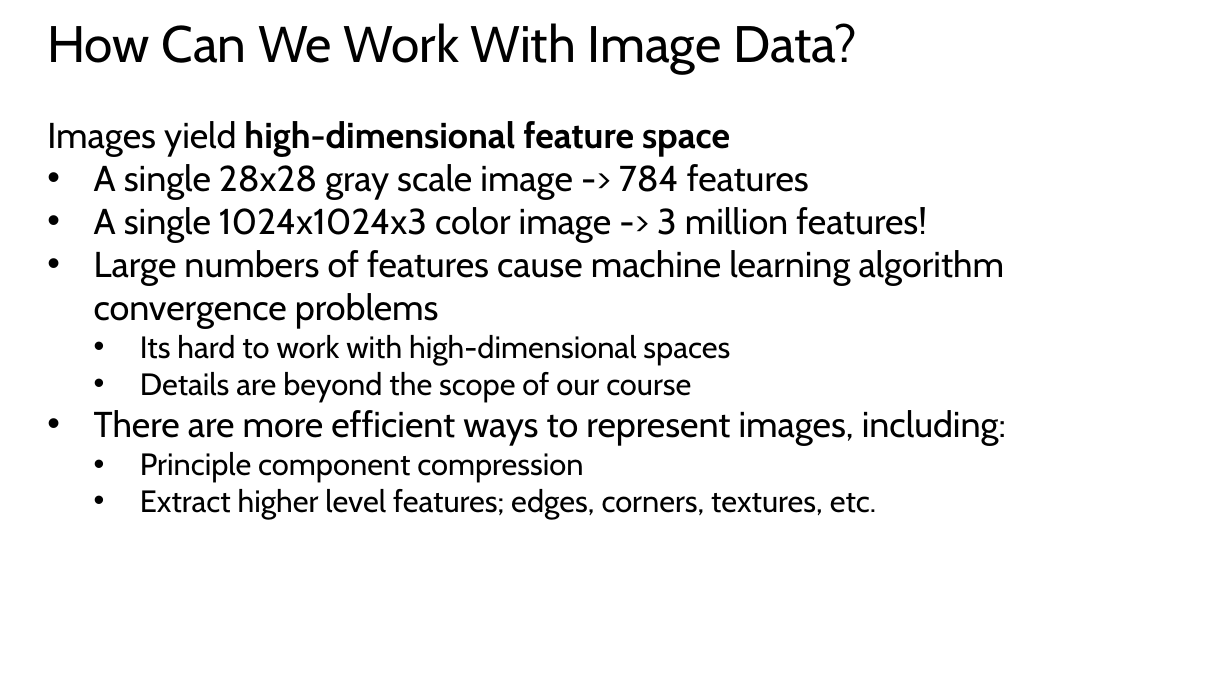
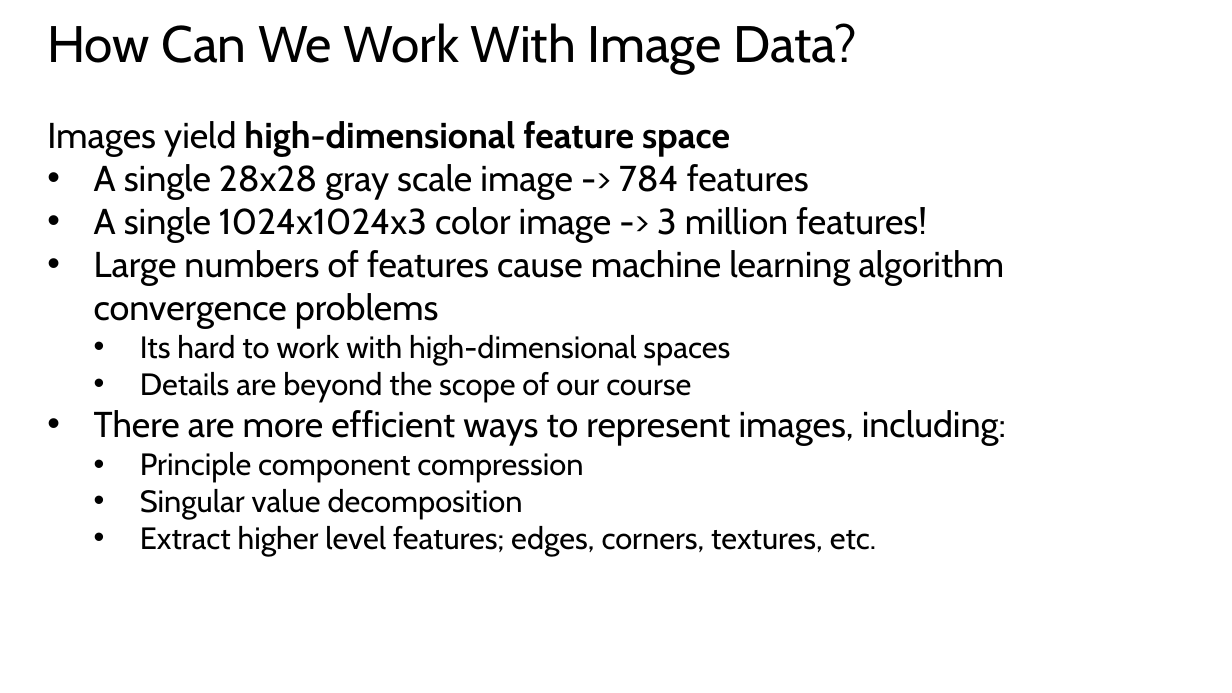
Before and after one commit to StephenElston/CSCI-E25, a slide deck: slide 17 of Slides/4_MachineLearningForCV.pptx (slide 16 before the commit). Drawn at 1232x693 pixels with LibreOffice and Linux fonts; fonts in the diff are those of the drawing. Boxes give left, top, right and bottom in pixels: in the first picture for what was removed or moved away, otherwise in the second. Text is boxed around its words. In the diff, an @@ line names an element or a change of style, - is before the commit and + after.

```diff
--- a/Slides/4_MachineLearningForCV.pptx
+++ b/Slides/4_MachineLearningForCV.pptx
@@ text at <box>140,489,523,519</box>: paragraph added @@
+  • Singular value decomposition
```
Also in this commit, not shown: 11 other slides changed, 2 slides added, 1 other file.
